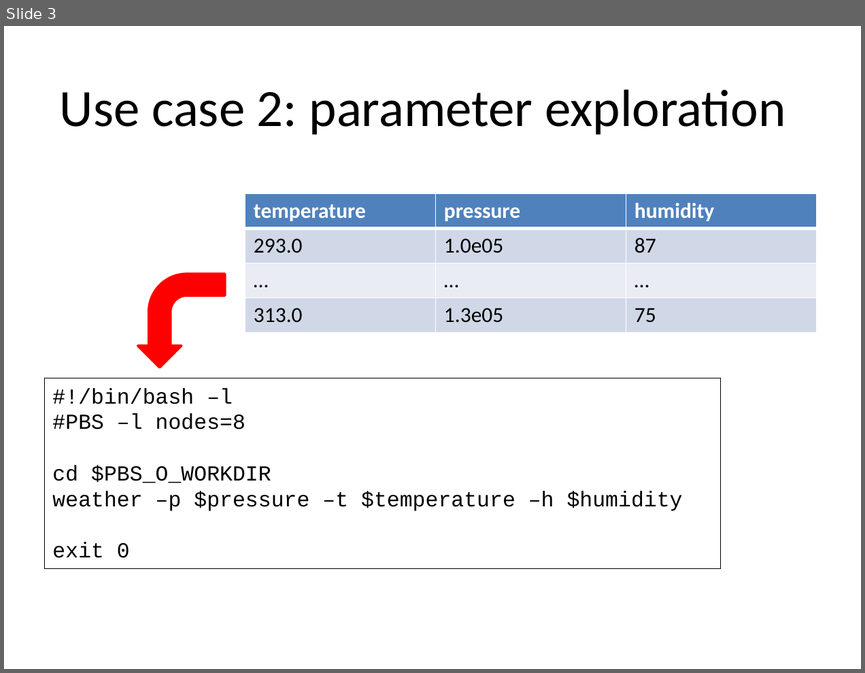
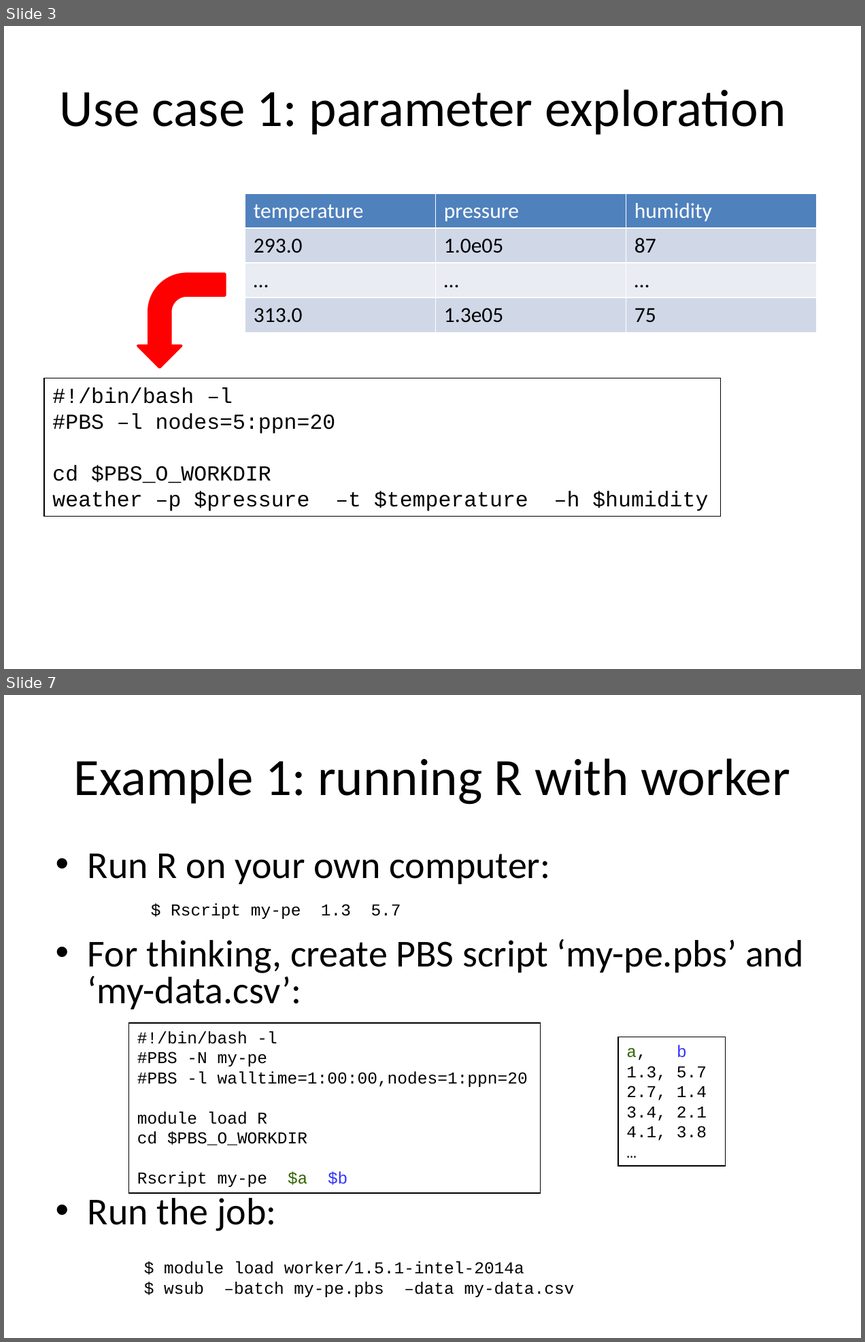
Before and after one commit to gjbex/worker, a slide deck: doc/worker.pptx. Shown one above the other, each under a label of ours: slide 3 before the commit, slides 3 and 7 after it; the slides between them are not shown. The pictures are 865x673 and 865x1342 pixels, drawn with LibreOffice and Linux fonts; fonts in the diff are those of the drawing. Boxes give left, top, right and bottom in pixels: in the first picture for what was removed or moved away, otherwise in the second. Text is boxed around its words. In the diff, an @@ line names an element or a change of style, - is before the commit and + after.

```diff
--- a/doc/worker.pptx
+++ b/doc/worker.pptx
@@ slide 7 added at (4,695,861,1338), background #FFFFFF @@
@@ title added at (74,758,789,804), 44 pt, text #000000 @@
+Example 1: running R with worker
@@ text added at (88,853,804,1231), 32 pt, text #000000 @@
+• Run R on your own computer:
+• For thinking, create PBS script ‘my-pe.pbs’ and ‘my-data.csv’:
+• Run the job:
@@ text added at (171,903,401,919), 14 pt, text #000000 @@
+$ Rscript my-pe 1.3 5.7
@@ rectangle added at (129,1022,541,1193), outline #000000 0.75 pt, 14 pt, text #000000 @@
+#!/bin/bash -l
+#PBS -N my-pe
+#PBS -l walltime=1:00:00,nodes=1:ppn=20
+module load R
+cd $PBS_O_WORKDIR
+Rscript my-pe $a $b
@@ rectangle added at (618,1037,725,1166), outline #000000 0.75 pt, 14 pt, text #000000 @@
+a, b
+1.3, 5.7
+2.7, 1.4
+3.4, 2.1
+4.1, 3.8
+…
@@ text added at (164,1261,575,1297), 14 pt, text #000000 @@
+$ module load worker/1.5.1-intel-2014a
+$ wsub –batch my-pe.pbs –data my-data.csv
@@ slide 3 changed as well @@
@@ title at (60,89,786,135): text changed @@
-Use case 2: parameter exploration
+Use case 1: parameter exploration
@@ table at (245,193,815,332) @@
@@ bold off in "temperature", "pressure", "humidity" @@
@@ rectangle "#!/bin/bash –l": place and size @@
-rectangle "#!/bin/bash –l" at (44,378,720,569)
+rectangle "#!/bin/bash –l" at (44,378,720,517)
@@ text in rectangle at (52,414,336,433): text changed @@
-#PBS –l nodes=8
+#PBS –l nodes=5:ppn=20
@@ text in rectangle at (52,542,130,558): paragraph removed @@
-exit 0
```
Also in this commit, not shown: 8 other slides changed, 17 other slides added.
